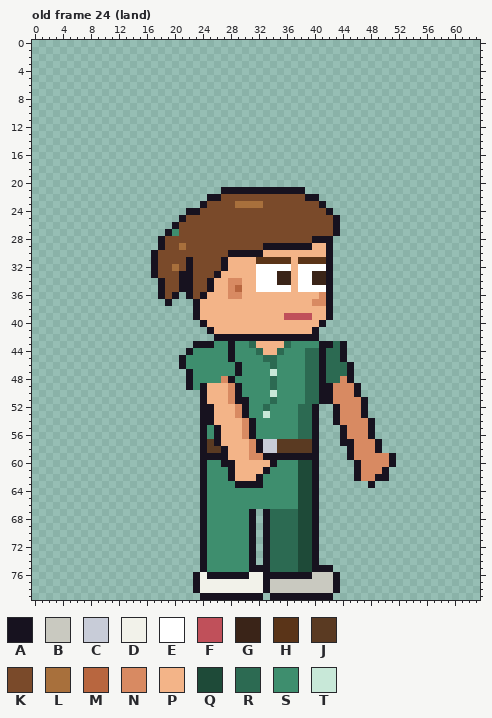
Pixel-art file -- sprites/clients/client_brandt_right_anim.aseprite. Above: the version before the commit.
64x80 pixels, 123 frames. Colours within 5 levels of each other are drawn and written as one. Shown: old frame 24 (land). The commit also changed other frames, which this record leaves out.
Visible layers, top first: "Arm Top", "Hair", "Face", "Watch", "Near Arm", "Collar", "Belt", "Shirt", "Body", "Back Arm", "Pants", "Shoes".
Palette (. is transparent): A #17121f  B #c9c9c0  C #c8ccd8  D #f2f2ea  E #ffffff  F #c0505a  G #3a2418  H #5a3418  J #5a3a22  K #7a4a2a  L #a8703c  M #b8663f  N #d88a62  P #f3b488  Q #1e4a38  R #2c6a52  S #3e8e6e  T #c8e8d8
Pixels before, old frame 24 (land) (only the part around the change), first column x 0:
17 ..........................................................
18 ..........................................................
19 ..........................................................
20 ..........................................................
21 ...........................AAAAAAAAAAAA...................
22 .........................AAKKKKKKKKKKKKAA.................
23 ........................AKKKKLLLLKKKKKKKKA................
24 ......................AAKKKKKKKKKKKKKKKKKKA...............
25 .....................AKKKKKKKKKKKKKKKKKKKKKA..............
26 ....................AKKKKKKKKKKKKKKKKKKKKKKA..............
27 ...................ASKKKKKKKKKKKKKKKKKKKKKKA..............
28 ..................AKKKKKKKKKKKKKKKKKKKKKAAA...............
29 ..................AKKLKKKKKKKKKKKAAAAAAAPPA...............
30 .................AKKKKKKKKKKAAAAAPPPPPPPPPA...............
31 .................AKKKKAKKKKAPPPPHHHHHPHHHHA...............
32 .................AKKLKAKKKKAPPPPEEEEEPEEEEA...............
33 .................AKKKAAKKKAPPPPPEEEGGPEEGGA...............
34 ..................AKKAAKKAPPNNPPEEEGGPEEGGA...............
35 ..................AKKAAKKAPPNMPPEEEEEPEEEEA...............
36 ..................AKA.AKAPPPNNPPPPPPPPPPPNA...............
37 ...................A...APPPPPPPPPPPPPPPPNNA...............
38 .......................APPPPPPPPPPPPPPPPPPA...............
39 .......................APPPPPPPPPPPPFFFFPPA...............
40 ........................APPPPPPPPPPPPPPPPA................
41 .........................APPPPPPPPPPPPPPA.................
42 ..........................AAAAAAAAAAAAAAA.................
43 .......................AAASSASSRPPPPRSSSSAARA.............
44 ......................ASSSSSASSSRPPRSSSRRARRA.............
45 .....................ASSSSSSASSSSRRSSSSRRARRA.............
46 .....................ASSSSSSSASSSSRSSSSRRARRRA............
47 ......................ASSSSSSASSSSTSSSSRRARRRA............
48 ......................ASSSSNASSSSSRSSSSRRARRNA............
49 ......................ASAPPPNASSSSRSSSSRRAANNNA...........
50 ........................APPPNASSSSTSSSSRRAANNNA...........
51 ........................APPPNAASSSRSSSSRRAANNNNA..........
52 ........................AAPPPNASSRSSSSRRA..ANNNA..........
53 ........................AAPPPNASSTSSSSRRA..ANNNA..........
54 ........................AAPPPPNASSSSSSRRA..ANNNNA.........
55 ........................ASAPPPNASSSSSSRRA...ANNNA.........
56 ........................ASAPPPNASSSSSSRRA...ANNNA.........
57 ........................AJAPPPPNACCJJJJJA...AANNNA........
58 ........................AJJAPPPNACCJJJJJA....ANNNA........
59 ........................AAAAPPPNNAAAAAAAA....ANNNNNA......
60 ........................ASSAAPPPPPASSSQQA.....ANNNNA......
61 ........................ASSSAPPPPASSSSQQA.....ANNNA.......
62 ........................ASSSAPPPASSSSSQQA.....ANNAA.......
63 ........................ASSSSAAAASSSSSQQA.......A.........
64 ........................ASSSSSSSSSSSSSQQA.................
65 ........................ASSSSSSSSSSSSSQQA.................
66 ........................ASSSSSSSSSSSSSQQA.................
After the commit:
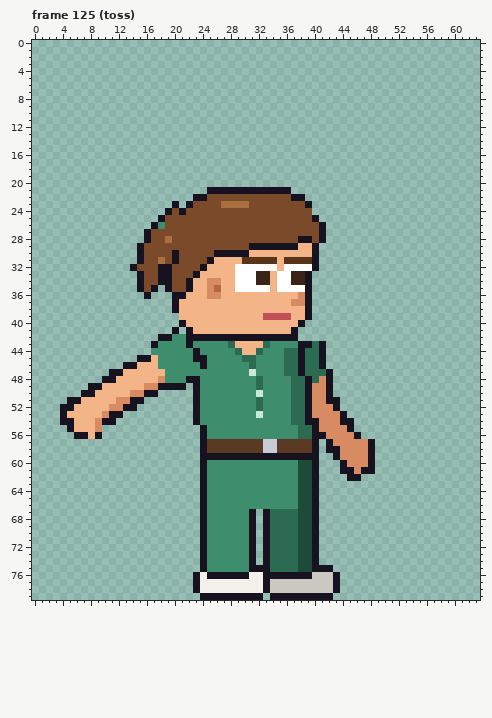
A new or re-ordered frame is compared with the old frame closest to it.
Edits made:
frames 123 -> 129
Changed rows in their new state; - is an unchanged pixel.
Frame 125 (toss) is new; against old frame 24 (land):
first column x 4:
21 ---------------------AA----------..-------------
22 -------------------AAKK----------AA..-----------
23 ----------------A-AKK--LL--KK------A..----------
24 ---------------AKAKK----------------...---------
25 --------------AKKK------------------A...--------
26 -------------ASKK--------------------A..--------
27 ------------AKKKK--------------------A..--------
28 ------------AKKL------------------AAK-.---------
29 -----------AKKK--K---------AA-----PPA..---------
30 -----------AKK--A-----AA---PP-------A..---------
31 -----------AKKL-A-K--APP--HH---P-H--A..---------
32 ----------AKKKAAK-K-APPP-EEE---P-E--A..---------
33 -----------AKKAA-KKAPPP--EEEGGPEEGGA...---------
34 -----------AKK-A-K-PPNN-PEEEGGPEEGGA...---------
35 -----------AKA.A-K-PPNM-PEEE--P--E-A...---------
36 ------------A-..-APPPNN-PP--------NA...---------
37 ---------------.APPP-------------NNA...---------
38 ----------------APPP---------------A...---------
39 -----------------PPP---------FFF-PPA...---------
40 -----------------APPP-------------A...----------
41 ----------------A-APPP-----------A...-----------
42 --------------AASSAAAA------------...-----------
43 -------------ASSSSASSS--RPPP-RSSS-AAR-...-------
44 -------------SSSSSSA----SRPP-SSSRRA---...-------
45 -----------AAPSSSS-AA---S-RR-SS-RRA---...-------
46 ---------AAPPPSSSS--A----S-R--S-RRA---....------
47 -------AAPPPPPPSSSS------S-T--S-RRA--RA...------
48 ------AAPPPPPPNSSS-A---SS---R-S--RRA-NA...------
49 ----AAPPPPPPNNAAAA.ASSSSSS--R-S--RRANN-....-----
50 ---AAPPPPPNNAA-----ASSSSSS--T-S--RRANN-....-----
51 -AAPPPPPNNAA-------ASSSSSSS-R-S--RRANN-A....----
52 AAPPPPPNNAA--------ASSSSSSS-RS---R-ANNN-....----
53 APPPPPNAA----------ASSSSSSS-TS---R-ANNNNA...----
54 AAPPPNAA-----------ASSSSSSSS-----R-A-NNNAA...---
55 -APPPN----------------SSSSSS---------NNNNA...---
56 --AAPA----------------SSSSSS---------ANNN-A..---
57 ----------------------JJJJJJJ---------ANNN--A.--
58 -----------------------JJJJJJ---------AANN--A.--
59 ------------------------AAAAA----------ANN--A...
60 -----------------------SSSSSSSS---------ANN-A...
61 ------------------------SSSSSS----------AANAA..-
62 ------------------------SSSSS------------A-....-
63 -------------------------SSSS---------------.---
Where, in picture pixels (left, top, right, bottom), the same in both pictures:
changed: (60, 187, 396, 488)
